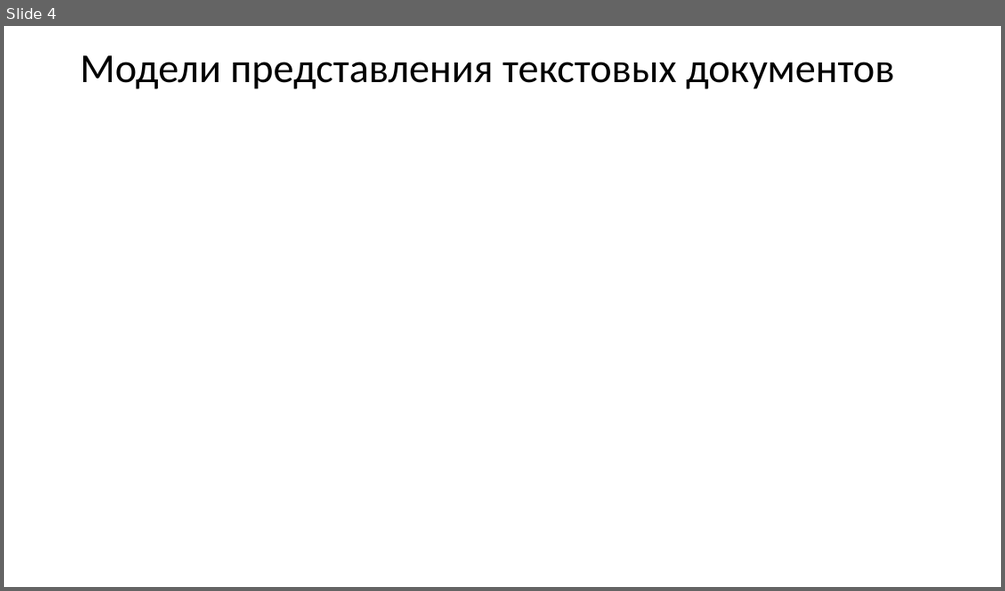
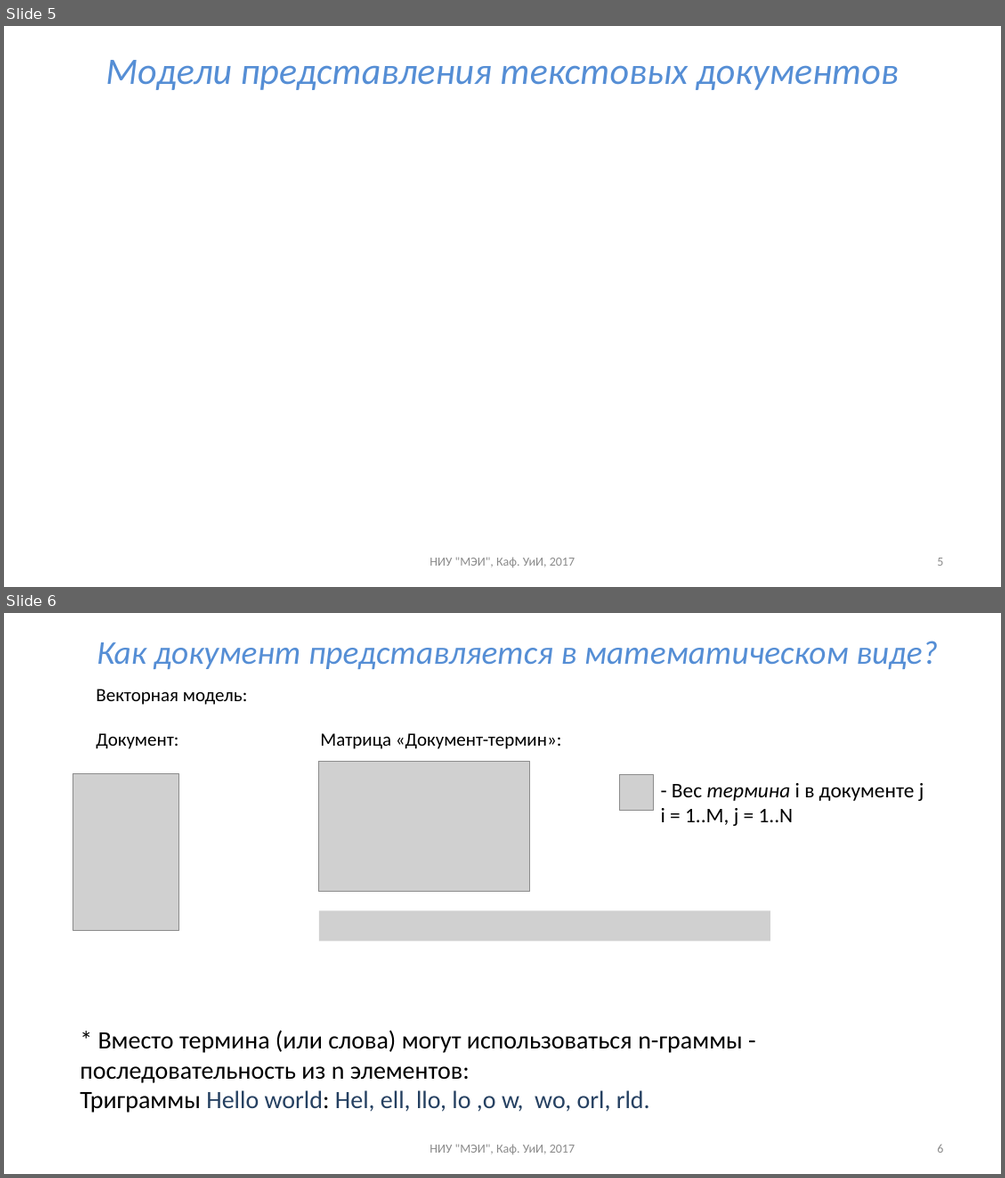
Before and after one commit to uii-mpei/uii-mpei.github.io, a slide deck: study/courses/iis/IIS_lec_2.pptx. Shown one above the other, each under a label of ours: slide 4 before the commit, slides 5 and 6 after it. The pictures are 1005x591 and 1005x1178 pixels, drawn with LibreOffice and Linux fonts; fonts in the diff are those of the drawing; grey boxes stand for pictures. Boxes give left, top, right and bottom in pixels: in the first picture for what was removed or moved away, otherwise in the second. Text is boxed around its words. In the diff, an @@ line names an element or a change of style, - is before the commit and + after.

```diff
--- a/study/courses/iis/IIS_lec_2.pptx
+++ b/study/courses/iis/IIS_lec_2.pptx
@@ slide 6 added at bbox=[4, 613, 1001, 1174], background #FFFFFF @@
@@ title added at bbox=[97, 641, 938, 669], 32 pt, text #558ED5, italic @@
+Как документ представляется в математическом виде?
@@ text added at bbox=[96, 689, 561, 749], 18 pt, text #000000 @@
+Векторная модель:
+Документ: Матрица «Документ-термин»:
@@ picture added at bbox=[319, 761, 530, 892] @@
@@ picture added at bbox=[73, 774, 179, 930] @@
@@ picture added at bbox=[620, 774, 654, 811] @@
@@ text added at bbox=[661, 783, 924, 826], 20 pt, text #000000 @@
+- Вес термина i в документе j
+i = 1..M, j = 1..N
@@ picture added at bbox=[319, 910, 770, 941] @@
@@ text added at bbox=[80, 1030, 743, 1112], 24 pt, text #000000 @@
+* Вместо термина (или слова) могут использоваться n-граммы - последовательность из n элементов:
+Триграммы Hello world: Hel, ell, llo, lo ,o w, wo, orl, rld.
@@ text added at bbox=[429, 1143, 574, 1154], 12 pt, text #8C8C8C @@
+НИУ "МЭИ", Каф. УиИ, 2017
@@ page number added at bbox=[937, 1144, 943, 1152], 12 pt, text #8C8C8C @@
+6
@@ what was slide 4 is now slide 5 @@
@@ slide 5 changed as well @@
@@ title "Модели представления текстовых документов" at bbox=[105, 60, 898, 90]: size 39.6 to 36 pt, text colour #000000 to #558ED5, italic on; alignment left to centre; line spacing 0.9 to 1 @@
@@ text added at bbox=[429, 556, 574, 567], 12 pt, text #8C8C8C @@
+НИУ "МЭИ", Каф. УиИ, 2017
@@ page number added at bbox=[937, 557, 943, 565], 12 pt, text #8C8C8C @@
+5
```
Also in this commit, not shown: 3 other slides changed, 18 other slides added, 2 other files.
